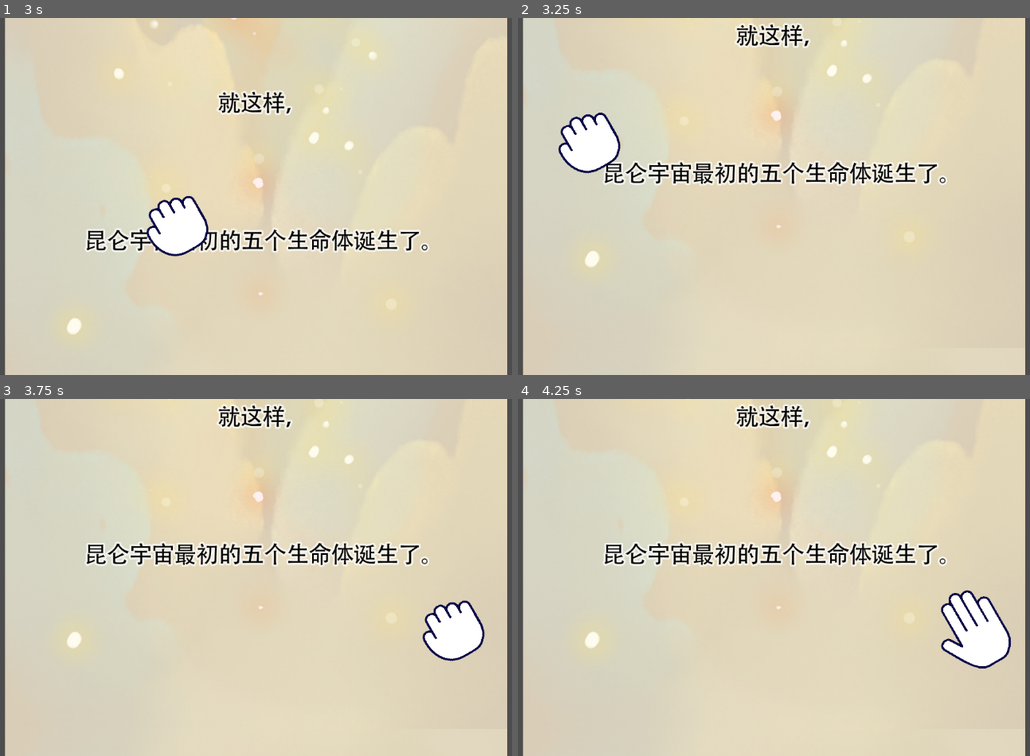
Above: before the commit, frames 1-4 (two rows, left to right).
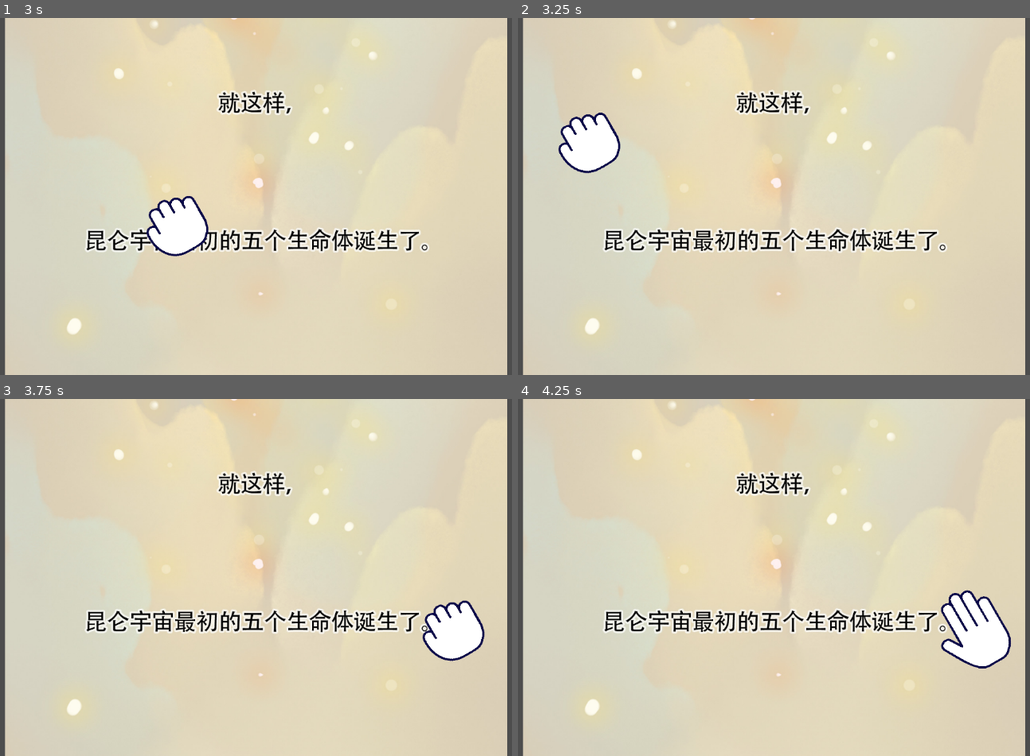
Above: after the commit, the same moments.

Repository: gwtt/-
Game: Godot game, scene res://游戏互动场景/滑动测试/场景/comicV.tscn
Same seed, same stepped clock (60 frames per second), same inputs: the game is played once before the commit and once after it. Before the commit the project has no main scene; this scene is started directly in both runs.
Inputs (mouse positions are in pixels of both pictures, inside the frame that each line leads up to):
- Up to frame 1 (3 s): tap Enter at 0.5, 2.75 s; move the mouse to (399, 178) at 0.52 s; click (399, 178) at 0.67 s; tap Space at 1.25 s; drag from (133, 214) to (230, 267) at 1.27 s; move the mouse to (322, 117) at 2.02 s; click (322, 117) at 2.17 s; drag from (230, 267) to (71, 142) at 2.77 s
- Up to frame 2 (3.25 s): no input
- Up to frame 3 (3.75 s): move the mouse to (450, 631) at 3.52 s; click (450, 631) at 3.67 s
- Up to frame 4 (4.25 s): no input

Frame 1 is identical in both runs. In frame 2, 8.6% of the frame differs, in the area x 13-84%, y 0-89%; in frame 3, 8.6%; in frame 4, 8.7%.
Error after the commit: Invalid access to property or key 'button_index' on a base object of type 'InputEventMouseMotion'. (res://游戏互动场景/滑动测试/脚本/comicV.gd:11)

Commit message:
蓄力测试
玩家通过点击搞满蓄力条，触发事件

Diff:
--- a/project.godot
+++ b/project.godot
@@ -11,7 +11,7 @@
 [application]
 
 config/name="The first Game"
-run/main_scene="res://全局脚本/滑动测试/场景/comicV.tscn"
+run/main_scene="res://游戏互动场景/蓄力测试/场景/progress.tscn"
 config/features=PackedStringArray("4.2", "Forward Plus")
 config/icon="res://icon.svg"
 
--- a/游戏互动场景/图片涂抹/场景/paint.tscn
+++ b/游戏互动场景/图片涂抹/场景/paint.tscn
@@ -8,7 +8,7 @@
 shader = ExtResource("1_twfik")
 shader_parameter/erase_points = null
 shader_parameter/erase_point_count = 0
-shader_parameter/brush_size = 30.0
+shader_parameter/brush_size = 59.725
 shader_parameter/scale_ratio = Vector2(1, 1)
 shader_parameter/texture = ExtResource("2_nt6eb")
 
--- a/游戏互动场景/滑动测试/场景/comicH.tscn
+++ b/游戏互动场景/滑动测试/场景/comicH.tscn
@@ -15,6 +15,8 @@
 [node name="PanelContainer" type="PanelContainer" parent="."]
 offset_right = 40.0
 offset_bottom = 40.0
+size_flags_horizontal = 4
+size_flags_vertical = 4
 
 [node name="HBoxContainer" type="HBoxContainer" parent="PanelContainer"]
 layout_mode = 2
--- a/游戏互动场景/滑动测试/脚本/comicV.gd
+++ b/游戏互动场景/滑动测试/脚本/comicV.gd
@@ -7,7 +7,7 @@
 var StartCamPos = 0
 
 func _input(event):
-	if event is InputEventMouseButton:
+	if event is InputEventMouse:
 		if event.button_index == MOUSE_BUTTON_LEFT:
 			if event.is_pressed():
 				isDrag = true
--- /dev/null
+++ b/游戏互动场景/蓄力测试/场景/progress.tscn
@@ -0,0 +1,170 @@
+[gd_scene load_steps=23 format=3 uid="uid://be7kyqdbqhyeq"]
+
+[ext_resource type="Texture2D" uid="uid://bb3r6vgntabyd" path="res://游戏互动场景/蓄力测试/资源/UI_Flat_Filler_04.png" id="1_1c1vq"]
+[ext_resource type="Script" path="res://游戏互动场景/蓄力测试/脚本/progress.gd" id="1_qkhwy"]
+[ext_resource type="Texture2D" uid="uid://c2mcv8k6xwhso" path="res://游戏互动场景/蓄力测试/资源/char_blue_1.png" id="2_f8u0b"]
+
+[sub_resource type="AtlasTexture" id="AtlasTexture_lqebx"]
+atlas = ExtResource("2_f8u0b")
+region = Rect2(0, 336, 56, 56)
+
+[sub_resource type="AtlasTexture" id="AtlasTexture_sy6hy"]
+atlas = ExtResource("2_f8u0b")
+region = Rect2(56, 336, 56, 56)
+
+[sub_resource type="AtlasTexture" id="AtlasTexture_4etxb"]
+atlas = ExtResource("2_f8u0b")
+region = Rect2(112, 336, 56, 56)
+
+[sub_resource type="AtlasTexture" id="AtlasTexture_whkdj"]
+atlas = ExtResource("2_f8u0b")
+region = Rect2(168, 336, 56, 56)
+
+[sub_resource type="AtlasTexture" id="AtlasTexture_akjth"]
+atlas = ExtResource("2_f8u0b")
+region = Rect2(224, 336, 56, 56)
+
+[sub_resource type="AtlasTexture" id="AtlasTexture_woni8"]
+atlas = ExtResource("2_f8u0b")
+region = Rect2(280, 336, 56, 56)
+
+[sub_resource type="AtlasTexture" id="AtlasTexture_fycdg"]
+atlas = ExtResource("2_f8u0b")
+region = Rect2(336, 336, 56, 56)
+
+[sub_resource type="AtlasTexture" id="AtlasTexture_ok1ip"]
+atlas = ExtResource("2_f8u0b")
+region = Rect2(392, 336, 56, 56)
+
+[sub_resource type="AtlasTexture" id="AtlasTexture_0yxc7"]
+atlas = ExtResource("2_f8u0b")
+region = Rect2(0, 392, 56, 56)
+
+[sub_resource type="AtlasTexture" id="AtlasTexture_stem5"]
+atlas = ExtResource("2_f8u0b")
+region = Rect2(56, 392, 56, 56)
+
+[sub_resource type="AtlasTexture" id="AtlasTexture_5s2iu"]
+atlas = ExtResource("2_f8u0b")
+region = Rect2(112, 392, 56, 56)
+
+[sub_resource type="AtlasTexture" id="AtlasTexture_h40c8"]
+atlas = ExtResource("2_f8u0b")
+region = Rect2(168, 392, 56, 56)
+
+[sub_resource type="AtlasTexture" id="AtlasTexture_tn1vr"]
+atlas = ExtResource("2_f8u0b")
+region = Rect2(0, 0, 56, 56)
+
+[sub_resource type="AtlasTexture" id="AtlasTexture_hhl7n"]
+atlas = ExtResource("2_f8u0b")
+region = Rect2(56, 0, 56, 56)
+
+[sub_resource type="AtlasTexture" id="AtlasTexture_op1u6"]
+atlas = ExtResource("2_f8u0b")
+region = Rect2(112, 0, 56, 56)
+
+[sub_resource type="AtlasTexture" id="AtlasTexture_ibia3"]
+atlas = ExtResource("2_f8u0b")
+region = Rect2(168, 0, 56, 56)
+
+[sub_resource type="AtlasTexture" id="AtlasTexture_h7f0s"]
+atlas = ExtResource("2_f8u0b")
+region = Rect2(224, 0, 56, 56)
+
+[sub_resource type="AtlasTexture" id="AtlasTexture_pe0q6"]
+atlas = ExtResource("2_f8u0b")
+region = Rect2(280, 0, 56, 56)
+
+[sub_resource type="SpriteFrames" id="SpriteFrames_n3h30"]
+animations = [{
+"frames": [{
+"duration": 1.0,
+"texture": SubResource("AtlasTexture_lqebx")
+}, {
+"duration": 1.0,
+"texture": SubResource("AtlasTexture_sy6hy")
+}, {
+"duration": 1.0,
+"texture": SubResource("AtlasTexture_4etxb")
+}, {
+"duration": 1.0,
+"texture": SubResource("AtlasTexture_whkdj")
+}, {
+"duration": 1.0,
+"texture": SubResource("AtlasTexture_akjth")
+}, {
+"duration": 1.0,
+"texture": SubResource("AtlasTexture_woni8")
+}, {
+"duration": 1.0,
+"texture": SubResource("AtlasTexture_fycdg")
+}, {
+"duration": 1.0,
+"texture": SubResource("AtlasTexture_ok1ip")
+}, {
+"duration": 1.0,
+"texture": SubResource("AtlasTexture_0yxc7")
+}, {
+"duration": 1.0,
+"texture": SubResource("AtlasTexture_stem5")
+}, {
+"duration": 1.0,
+"texture": SubResource("AtlasTexture_5s2iu")
+}, {
+"duration": 1.0,
+"texture": SubResource("AtlasTexture_h40c8")
+}],
+"loop": false,
+"name": &"dead",
+"speed": 10.0
+}, {
+"frames": [{
+"duration": 1.0,
+"texture": SubResource("AtlasTexture_tn1vr")
+}, {
+"duration": 1.0,
+"texture": SubResource("AtlasTexture_hhl7n")
+}, {
+"duration": 1.0,
+"texture": SubResource("AtlasTexture_op1u6")
+}, {
+"duration": 1.0,
+"texture": SubResource("AtlasTexture_ibia3")
+}, {
+"duration": 1.0,
+"texture": SubResource("AtlasTexture_h7f0s")
+}, {
+"duration": 1.0,
+"texture": SubResource("AtlasTexture_pe0q6")
+}],
+"loop": true,
+"name": &"idle",
+"speed": 10.0
+}]
+
+[node name="Progress" type="Node2D"]
+script = ExtResource("1_qkhwy")
+
+[node name="CharacterBody2D" type="CharacterBody2D" parent="."]
+
+[node name="AnimatedSprite2D" type="AnimatedSprite2D" parent="CharacterBody2D"]
+position = Vector2(-154, -79)
+scale = Vector2(6.00893, 6.00893)
+sprite_frames = SubResource("SpriteFrames_n3h30")
+animation = &"dead"
+autoplay = "idle"
+
+[node name="Camera2D" type="Camera2D" parent="."]
+
+[node name="TextureProgressBar" type="TextureProgressBar" parent="."]
+offset_left = 27.0
+offset_top = -195.0
+offset_right = 67.0
+offset_bottom = -155.0
+scale = Vector2(7.02375, 9.36685)
+max_value = 1.0
+step = 0.0
+fill_mode = 3
+texture_progress = ExtResource("1_1c1vq")
+metadata/_edit_use_anchors_ = true
--- /dev/null
+++ b/游戏互动场景/蓄力测试/脚本/progress.gd
@@ -0,0 +1,24 @@
+extends Node2D
+
+@onready var texture_progress_bar = $TextureProgressBar
+@onready var animated_sprite_2d = $CharacterBody2D/AnimatedSprite2D
+
+var isFull = false
+# Called when the node enters the scene tree for the first time.
+func _ready():
+	pass # Replace with function body.
+
+# Called every frame. 'delta' is the elapsed time since the previous frame.
+func _process(delta):
+	if !isFull:
+		texture_progress_bar.value -= 0.005
+
+func _input(event):
+	if event is InputEventMouse:
+		if event.button_mask == MOUSE_BUTTON_LEFT:
+			if event.is_pressed():
+				var percentage = texture_progress_bar.value+0.1
+				create_tween().tween_property(texture_progress_bar,"value",percentage,0.3)
+				if texture_progress_bar.value == 1:
+					isFull = true
+					animated_sprite_2d.play("dead")
Binary file added: 游戏互动场景/蓄力测试/资源/UI_Flat_Filler_04.png
Not shown, added: 游戏互动场景/蓄力测试/资源/UI_Flat_Filler_04.png.import
Binary file added: 游戏互动场景/蓄力测试/资源/char_blue_1.png
Not shown, added: 游戏互动场景/蓄力测试/资源/char_blue_1.png.import
